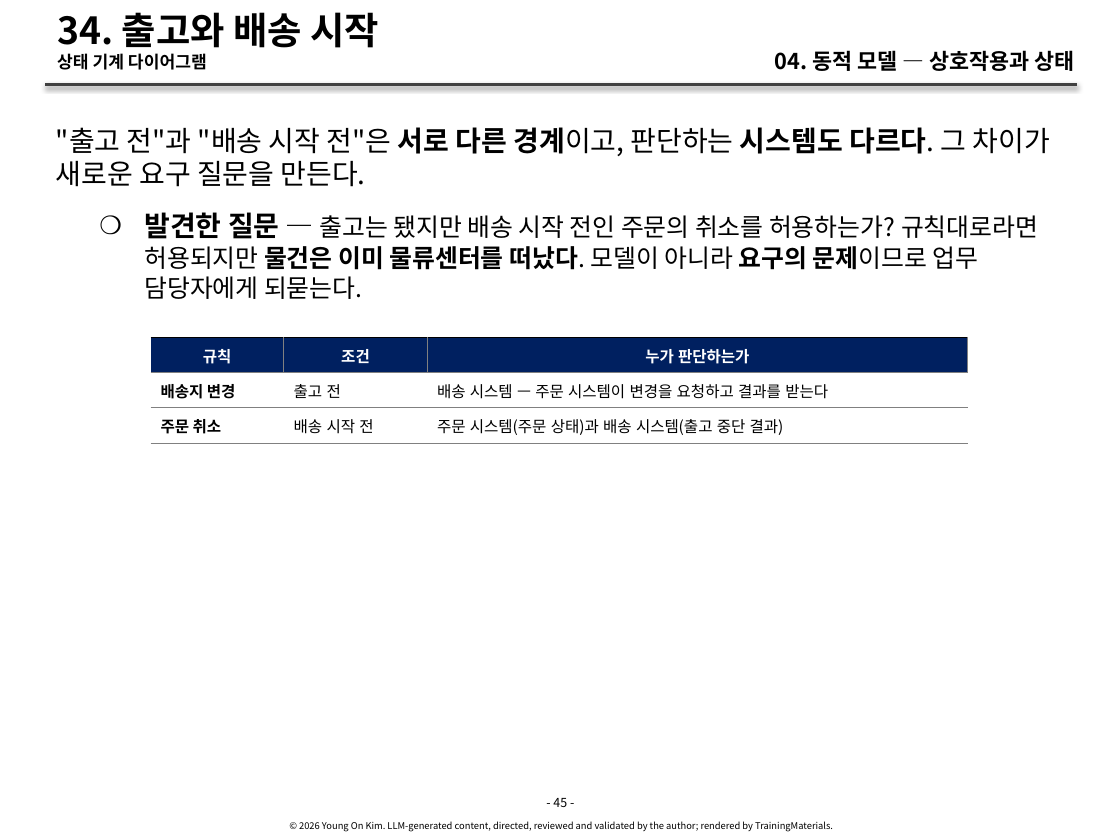
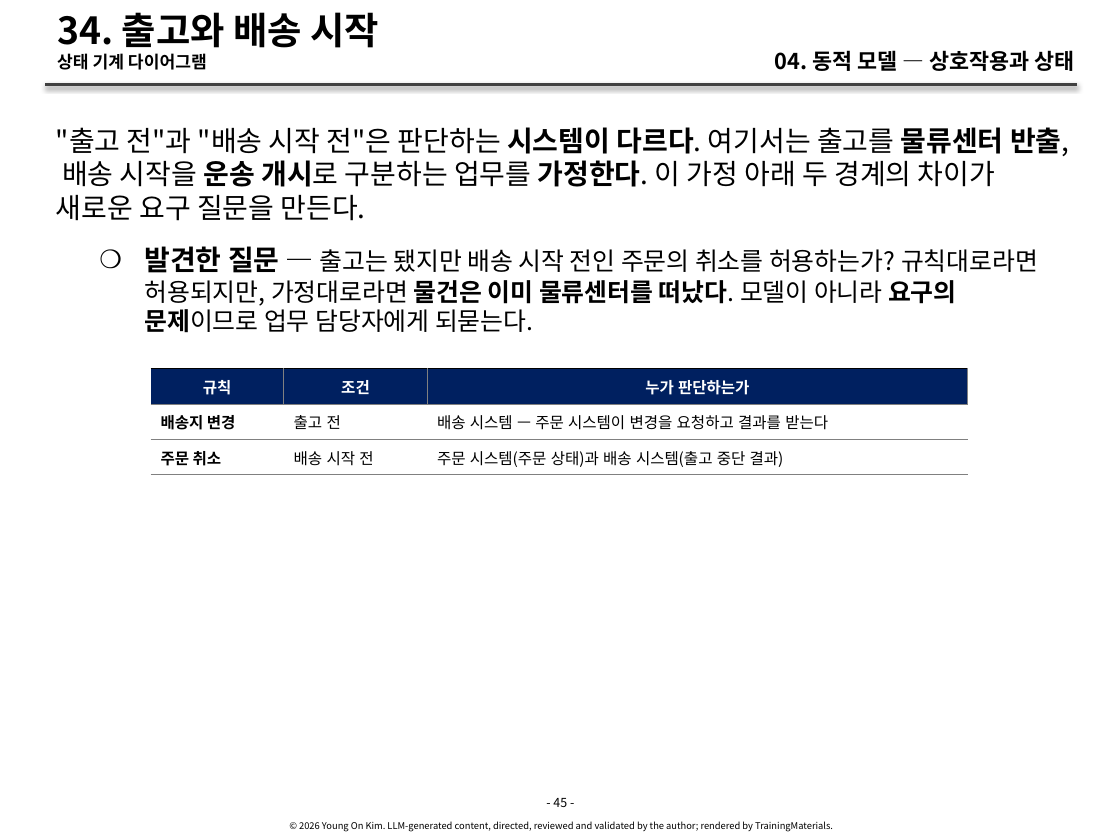
Before and after one commit to YoungSan77/TrainingMaterials, a slide deck: slide 45 of courses/ooad/sessions/s04.pptx. Drawn at 1120x840 pixels with LibreOffice and Linux fonts; fonts in the diff are those of the drawing. Boxes give left, top, right and bottom in pixels: in the first picture for what was removed or moved away, otherwise in the second. Text is boxed around its words. In the diff, an @@ line names an element or a change of style, - is before the commit and + after.

```diff
--- a/courses/ooad/sessions/s04.pptx
+++ b/courses/ooad/sessions/s04.pptx
@@ text at (56, 127, 1069, 333): text changed; size 16 to 18 pt @@
-"출고 전"과 "배송 시작 전"은 서로 다른 경계이고, 판단하는 시스템도 다르다. 그 차이가 새로운 요구 질문을 만든다.
-    ❍ 발견한 질문 — 출고는 됐지만 배송 시작 전인 주문의 취소를 허용하는가? 규칙대로라면 허용되지만 물건은 이미 물류센터를 떠났다. 모델이 아니라 요구의 문제이므로 업무 담당자에게 되묻는다.
+"출고 전"과 "배송 시작 전"은 판단하는 시스템이 다르다. 여기서는 출고를 물류센터 반출, 배송 시작을 운송 개시로 구분하는 업무를 가정한다. 이 가정 아래 두 경계의 차이가 새로운 요구 질문을 만든다.
+    ❍ 발견한 질문 — 출고는 됐지만 배송 시작 전인 주문의 취소를 허용하는가? 규칙대로라면 허용되지만, 가정대로라면 물건은 이미 물류센터를 떠났다. 모델이 아니라 요구의 문제이므로 업무 담당자에게 되묻는다.
@@ table: place and size @@
-table at (151, 337, 969, 812)
+table at (151, 368, 969, 840)
```
Also in this commit, not shown: 17 other slides changed, 1 slide added, 19 other files.
